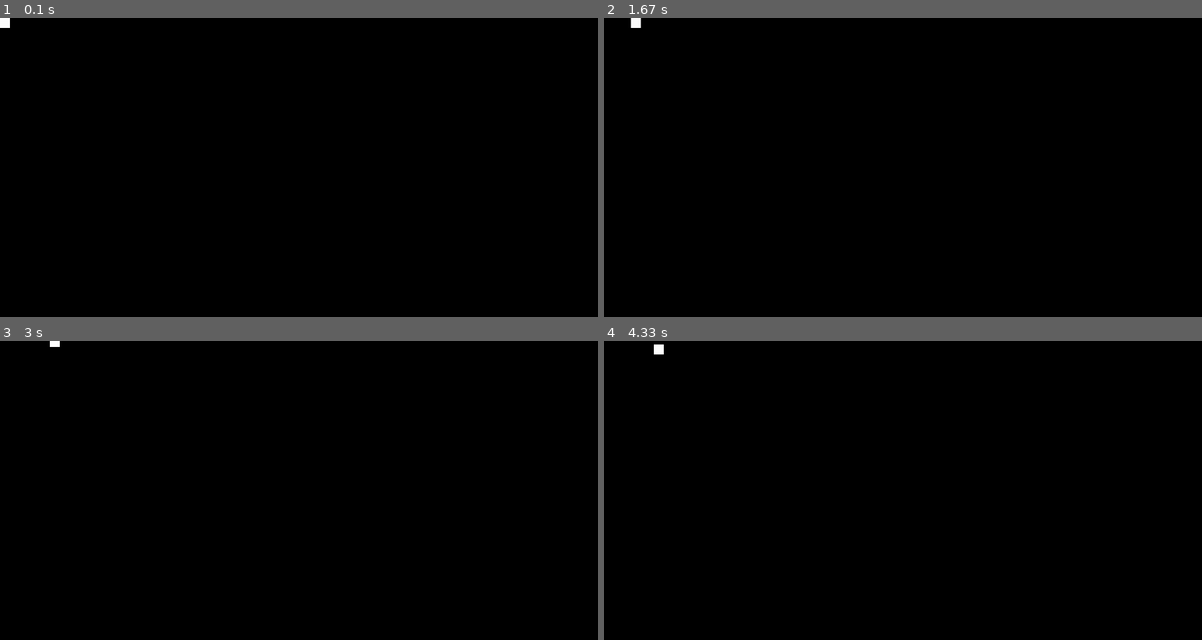
Above: before the commit, frames 1-4 (two rows, left to right).
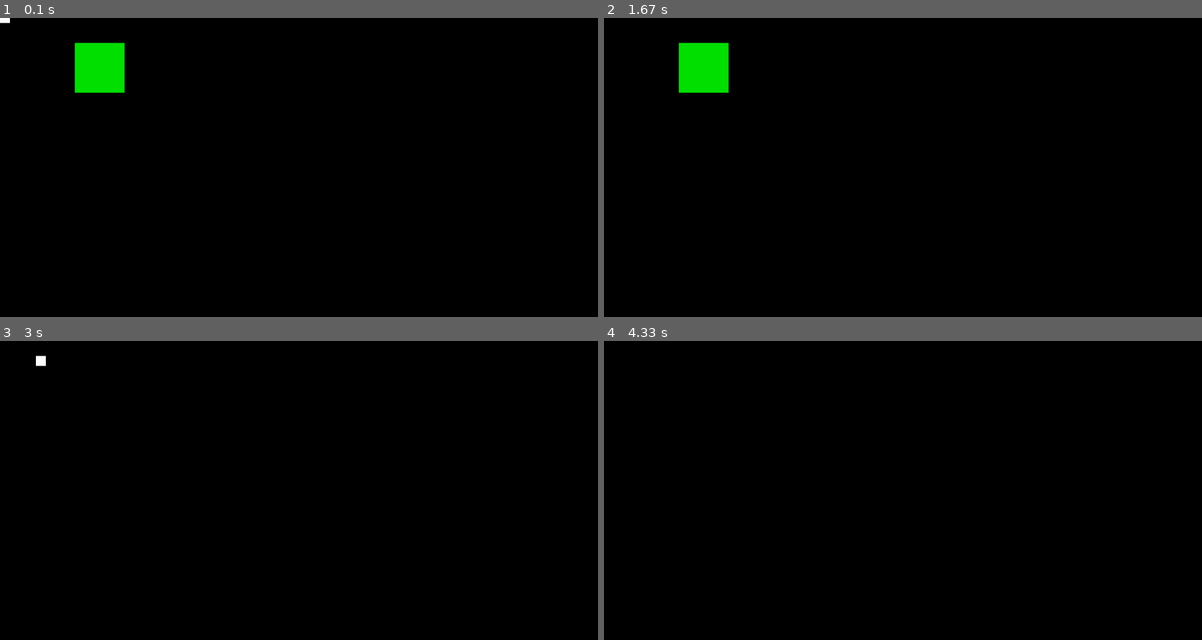
Above: after the commit, the same moments.

Repository: artieur262/jeu-sur-pygme-WIP-pas-de-nom
Game: pygame game, started from main.py
Two runs of this game, one before a commit and one after it. Both use one fixed random seed, a clock stepped at 60 frames per second and the inputs below.
Inputs (mouse positions are in pixels of both pictures, inside the frame that each line leads up to):
- Up to frame 1 (0.1 s): no input
- Up to frame 2 (1.67 s): hold F12 0.33-0.8 s; hold D 0.33-0.8 s; move the mouse to (879, 179) at 0.37 s; hold 3 0.83-1.3 s; hold D 0.83-1.3 s; tap 1 at 1.33 s
- Up to frame 3 (3 s): click (113, 445) at 1.72 s; hold D 2-2.47 s; move the mouse to (113, 559) at 2.03 s; tap Z at 2.07, 2.37, 2.57, 2.87 s; tap 3 at 2.15 s; hold D 2.5-2.97 s; move the mouse to (520, 595) at 2.53 s
- Up to frame 4 (4.33 s): hold S 3-3.3 s; move the mouse to (747, 379) at 3.03 s; tap Z at 3.07 s; tap 2 at 3.33 s

The runs differ from the first frame. In frame 1, 1.5% of the frame differs, in the area x 0-21%, y 1-26%; in frame 2, 1.5%, in the area x 4-21%, y 0-26%; in frame 3, less than 0.1%; in frame 4, less than 0.1%.

Commit message:
correction

Diff:
--- a/main.py
+++ b/main.py
@@ -19,13 +19,14 @@
         "interagir": pygame.K_e,
         "inventaire": pygame.K_i,
         "pause": pygame.K_ESCAPE,
+        "debug": pygame.K_F12,
     }
     game = Game(clavier, souris, touche)
     map=game.map
-    map.add_plateforme(Plateforme([120, 0, 50], (10, 100, 100), (0, 0, 255)))
-    map.add_plateforme(Plateforme([150, 0, 50], (10, 100, 100), (0,225,0)))
+    # map.add_plateforme(Plateforme([120, 0, 50], (10, 100, 100), (0, 0, 255)))
+    map.add_plateforme(Plateforme([0, 150, 50], (10, 100, 100), (0,225,0)))
     map.add_playeur(Playeur([0, 0, 0], (20, 20, 10), (255,255,255)))
-    game.set_plan(2)
+    game.set_plan(0)
     game.run()
     pygame.quit()
     exit()
--- a/py/game/game.py
+++ b/py/game/game.py
@@ -64,6 +64,7 @@
         self.__touche:dict[str, int] = touche
         self.__plan_actuel:int = 2
         self.hauteur_plan:int = 0
+        self.debug:bool = False
 
 
     def set_plan(self, plan:int) -> None:
@@ -83,8 +84,9 @@
             playeur.deplacer((direction[0], direction[1], 0), self.map.get_colision())
 
 
-    def deplacer(self, plan:int) -> None:
+    def deplacer(self) -> None:
         """deplace le playeur selons les touches du clavier"""
+        plan = self.__plan_actuel
         cla=self.clavier
         if not self.map.get_graviter():
             if cla.get_pression(self.__touche["haut"]) == "presser":
@@ -105,6 +107,17 @@
         pygame.display.flip()
 
 
+    def debug_mode(self) -> None:
+        """mode debug"""
+        if self.debug:
+            cla = self.clavier
+            if cla.get_pression(pygame.K_1) == "presser":
+                self.__plan_actuel = 0
+            if cla.get_pression(pygame.K_2) == "presser":
+                self.__plan_actuel = 1
+            if cla.get_pression(pygame.K_3) == "presser":
+                self.__plan_actuel = 2
+
     def run(self) -> None:
         """lance le jeu"""
         while self.__running:
@@ -113,6 +126,9 @@
                 self.__running = False
             if self.clavier.get_pression(pygame.K_F11) in event:
                 change_fullscreen()
-            self.deplacer(self.__plan_actuel)
+            if self.clavier.get_pression(self.__touche["debug"]) == "vien_presser":
+                self.debug=True
+            self.debug_mode()
+            self.deplacer()
             self.afficher()
             self.__clock.tick(self.__fps)
--- a/py/objet/objetVisuel.py
+++ b/py/objet/objetVisuel.py
@@ -64,7 +64,16 @@
             decalage = (0, 0)
         if isinstance(face, str):
             face = self.LIST_FACE.index(face)
-        self.face_graphique[face].afficher((self.coordonnee[0]+decalage[0], self.coordonnee[1]+decalage[1]), surface)
+        match face:
+            case 0:
+                coordonnee = self.coordonnee[1:3]
+            case 1:
+                coordonnee = (self.coordonnee[0], self.coordonnee[2])
+            case 2:
+                coordonnee = self.coordonnee[0:2]
+        self.face_graphique[face].afficher((coordonnee[0]+decalage[0], coordonnee[1]+decalage[1]), surface)
+
+
 
     def afficher_plan(
         self,
